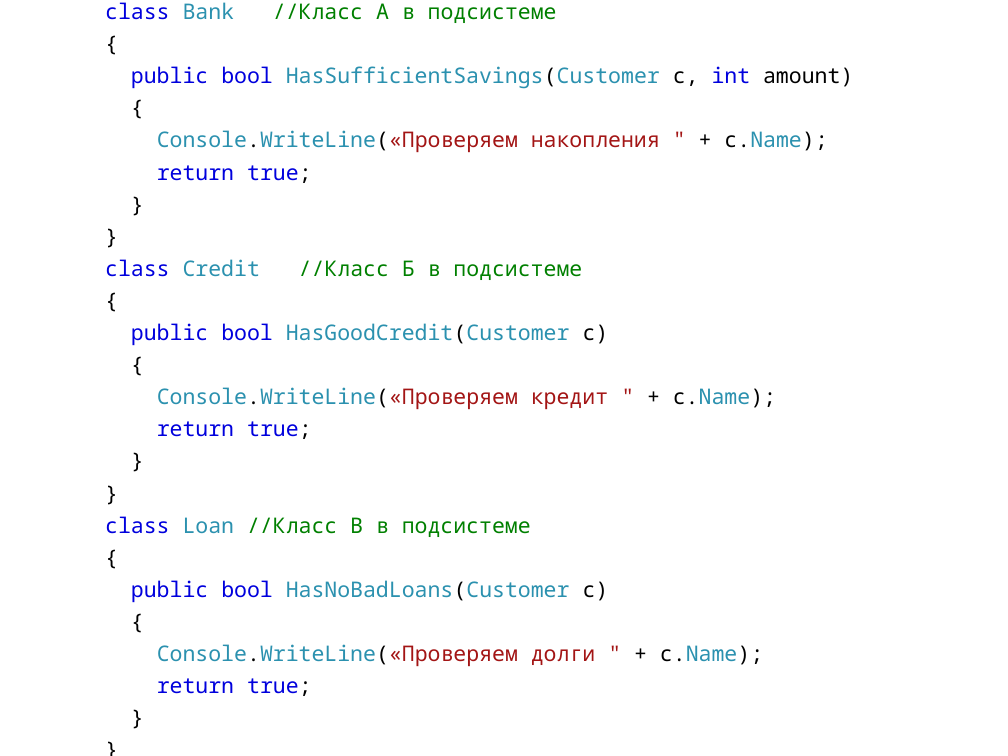
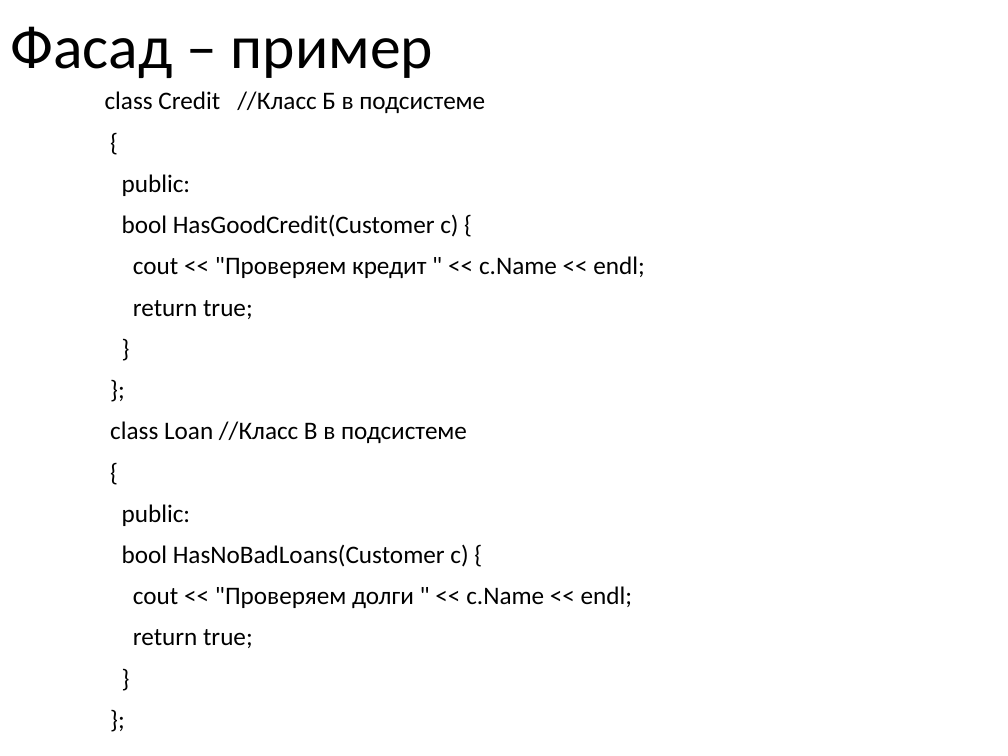
Before and after one commit to pelipas/OOP_2017, a slide deck: slide 42 of 2 семестр/04 Структурные шаблоны.pptx. Drawn at 1008x756 pixels with LibreOffice and Linux fonts; fonts in the diff are those of the drawing. Boxes give left, top, right and bottom in pixels: in the first picture for what was removed or moved away, otherwise in the second. Text is boxed around its words. In the diff, an @@ line names an element or a change of style, - is before the commit and + after.

```diff
--- a/2 семестр/04 Структурные шаблоны.pptx
+++ b/2 семестр/04 Структурные шаблоны.pptx
@@ title added at bbox=[10, 26, 433, 78], 44 pt, text #000000 @@
+Фасад – пример
@@ text "class Credit //Класс Б в ...": place and size @@
-text "class Credit //Класс Б в ..." at bbox=[105, 2, 853, 696]
+text "class Credit //Класс Б в ..." at bbox=[105, 91, 644, 648]
@@ text at bbox=[105, 91, 485, 113]: text changed; size 15.4 to 18 pt; font Noto Sans Mono to Calibri; text colour #008000 to #000000 @@
-class Bank //Класс A в подсистеме
+class Credit //Класс Б в подсистеме
@@ text at bbox=[122, 174, 644, 278]: text changed; size 15.4 to 18 pt; font Noto Sans Mono to Calibri; text colour #2B91AF to #000000 @@
-public bool HasSufficientSavings(Customer c, int amount)
-{
-Console.WriteLine(«Проверяем накопления " + c.Name);
+public:
+bool HasGoodCredit(Customer c) {
+cout << "Проверяем кредит " << c.Name << endl;
@@ text at bbox=[133, 300, 253, 648]: size 15.4 to 18 pt, font Noto Sans Mono to Calibri in "{", "return true;", "}", "{" and 2 more places; text colour #0000DD to #000000 in "return true;", "return true;"; line spacing 0.7 to 0.9 @@
@@ text at bbox=[110, 421, 467, 443]: text changed; size 15.4 to 18 pt; font Noto Sans Mono to Calibri; text colour #008000 to #000000 @@
-}
-class Credit //Класс Б в подсистеме
+};
+class Loan //Класс В в подсистеме
@@ text at bbox=[122, 504, 632, 608]: text changed; size 15.4 to 18 pt; font Noto Sans Mono to Calibri; text colour #2B91AF to #000000 @@
-public bool HasGoodCredit(Customer c)
-{
-Console.WriteLine(«Проверяем кредит " + c.Name);
+public:
+bool HasNoBadLoans(Customer c) {
+cout << "Проверяем долги " << c.Name << endl;
@@ text at bbox=[105, 516, 763, 696]: text changed; size 15.4 to 18 pt; font Noto Sans Mono to Calibri; text colour #2B91AF to #000000 @@
-}
-class Loan //Класс В в подсистеме
-{
-public bool HasNoBadLoans(Customer c)
-{
-Console.WriteLine(«Проверяем долги " + c.Name);
-return true;
-}
-}
+};
```
Also in this commit, not shown: 10 other slides changed, 27 slides added, 20 slides removed, 8 other files.
